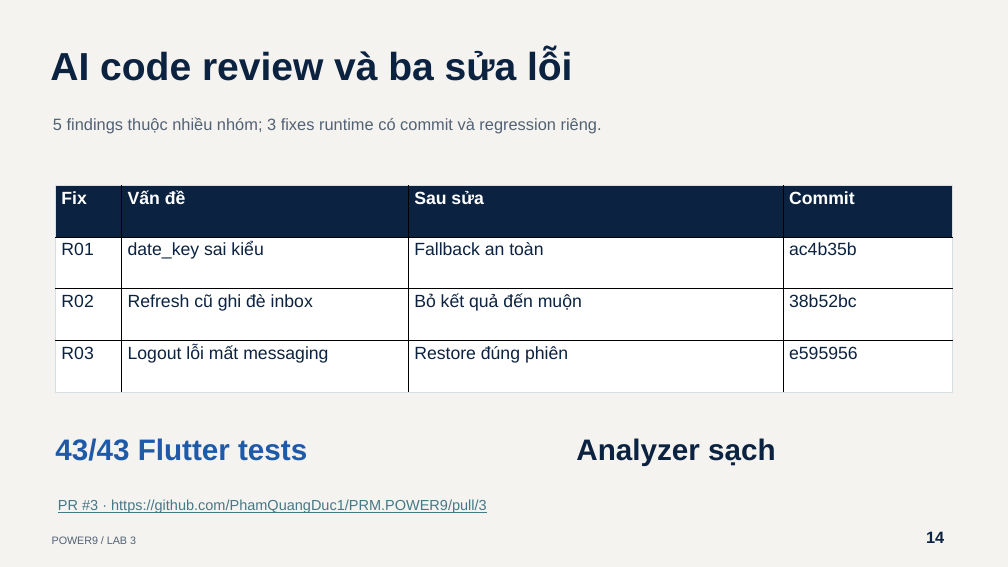
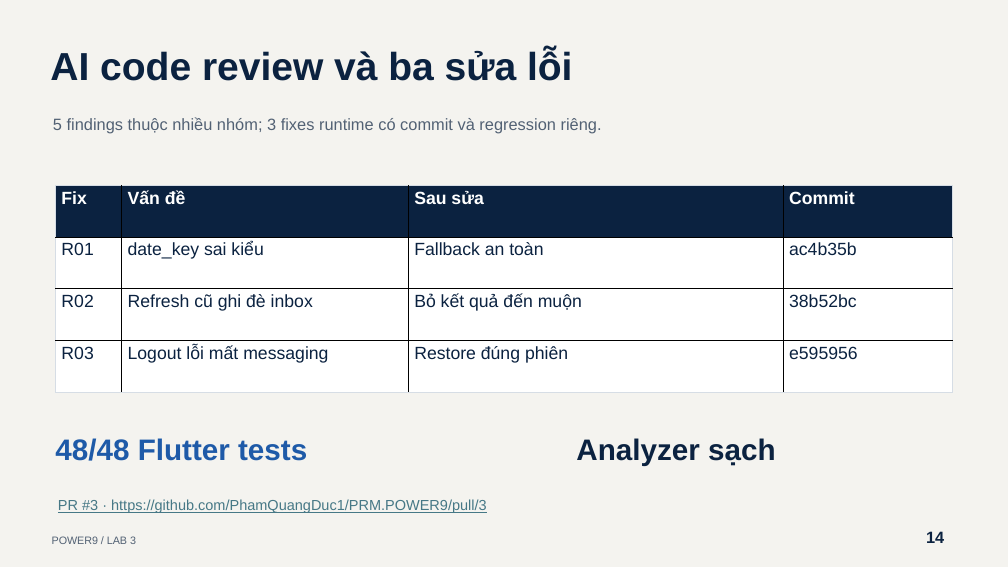
Before and after one commit to PhamQuangDuc1/PRM.POWER9, a slide deck: slide 14 of output/lab3/Power9_Lab3_Designer.pptx. Drawn at 1008x567 pixels with LibreOffice and Linux fonts; fonts in the diff are those of the drawing. Boxes give left, top, right and bottom in pixels: in the first picture for what was removed or moved away, otherwise in the second. Text is boxed around its words. In the diff, an @@ line names an element or a change of style, - is before the commit and + after.

```diff
--- a/output/lab3/Power9_Lab3_Designer.pptx
+++ b/output/lab3/Power9_Lab3_Designer.pptx
@@ text at <box>55,438,307,461</box>: text changed @@
-43/43 Flutter tests
+48/48 Flutter tests
```
Also in this commit, not shown: 2 other slides changed, 45 other files.
